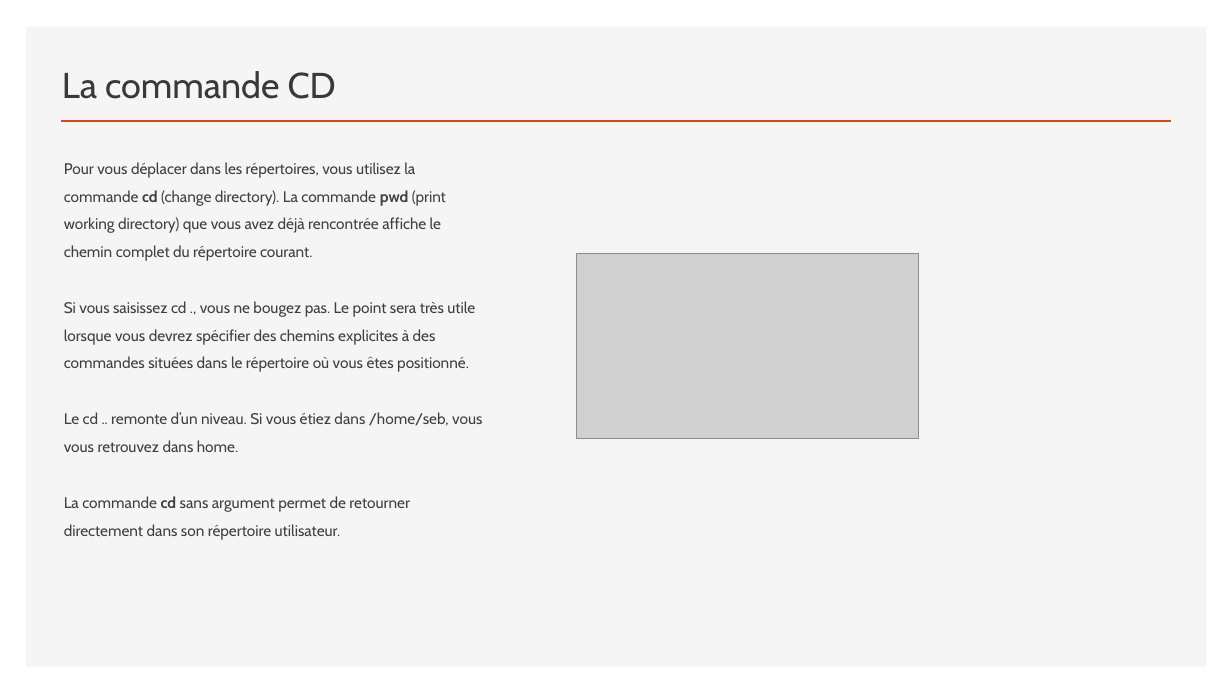
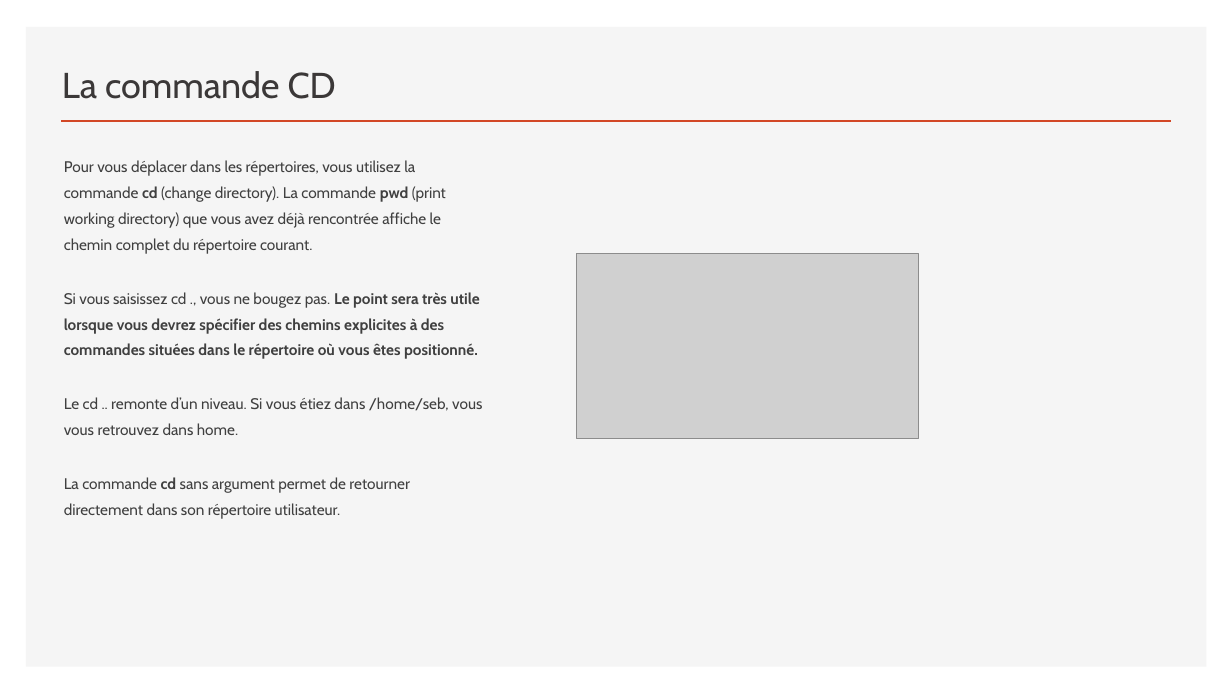
Before and after one commit to simonquillaud/420-W44-SF-v2, a slide deck: slide 11 of Module04_AdminSysLinux/Cours5DroitsAcces.pptx. Drawn at 1232x693 pixels with LibreOffice and Linux fonts; fonts in the diff are those of the drawing; grey boxes stand for pictures. Boxes give left, top, right and bottom in pixels: in the first picture for what was removed or moved away, otherwise in the second. Text is boxed around its words. In the diff, an @@ line names an element or a change of style, - is before the commit and + after.

```diff
--- a/Module04_AdminSysLinux/Cours5DroitsAcces.pptx
+++ b/Module04_AdminSysLinux/Cours5DroitsAcces.pptx
@@ text "Pour vous déplacer dans les ..." at (64,160,482,519): bold on in "Le point sera très utile lorsque vous ..."; line spacing 1.5 to 1.4 @@
```
Also in this commit, not shown: 2 other slides changed, 4 other files.
